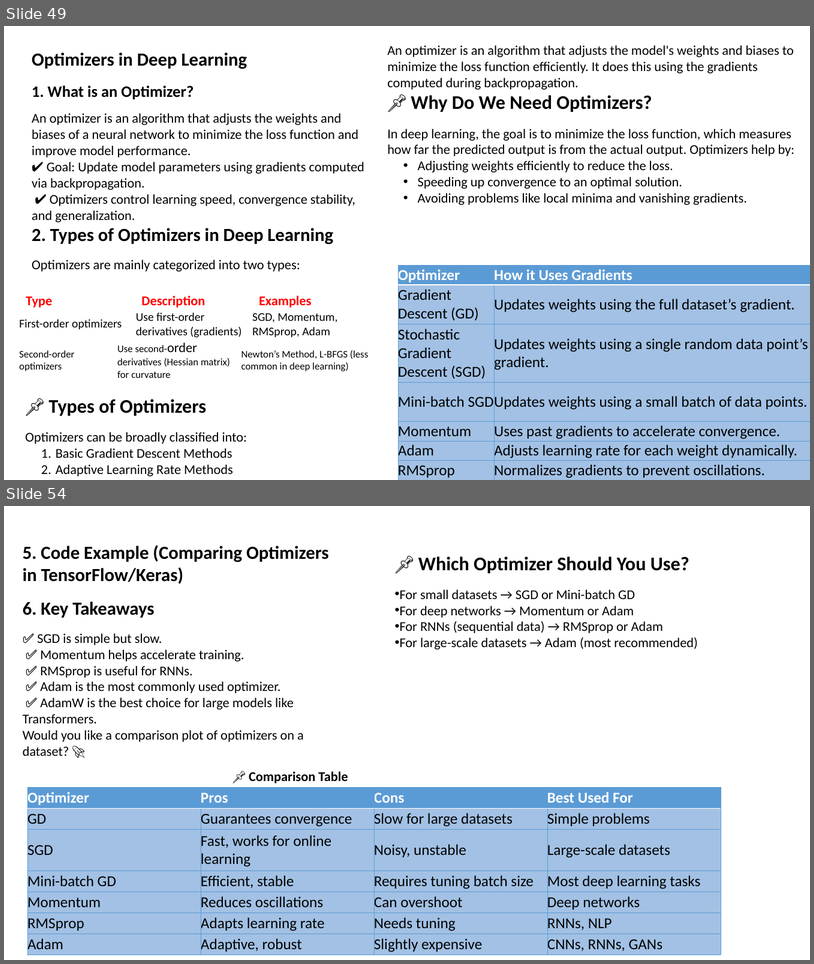
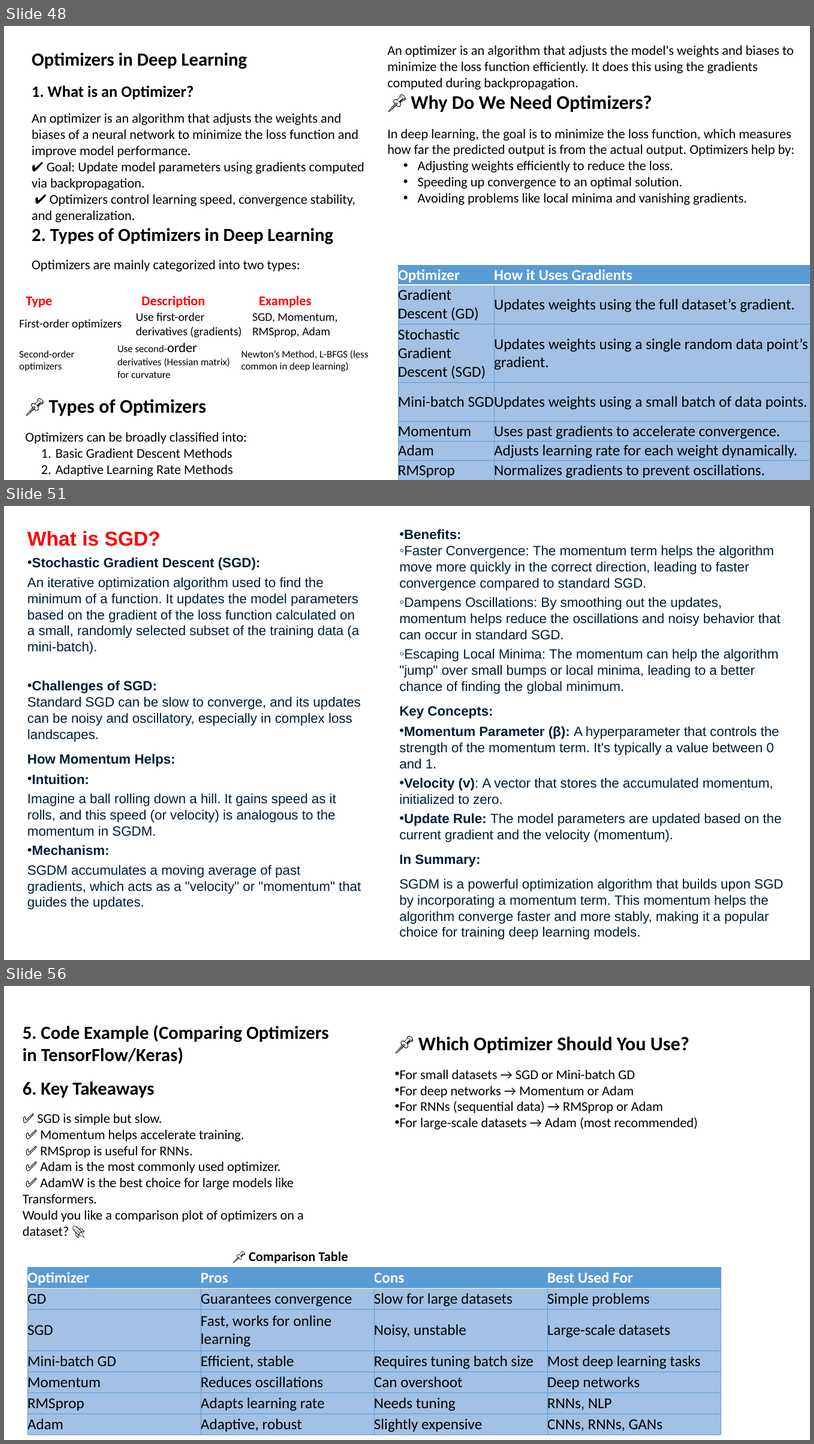
Before and after one commit to shahil04/ds_materials, a slide deck: 9.Deep_learning/class_3_module_9_deep learning_Loss_Functions Gradient Descent.pptx. Shown one above the other, each under a label of ours: slides 49 and 54 before the commit, slides 48, 51 and 56 after it; the slides between them are not shown. The pictures are 814x964 and 814x1444 pixels, drawn with LibreOffice and Linux fonts; fonts in the diff are those of the drawing. Boxes give left, top, right and bottom in pixels: in the first picture for what was removed or moved away, otherwise in the second. Text is boxed around its words. In the diff, an @@ line names an element or a change of style, - is before the commit and + after.

```diff
--- a/9.Deep_learning/class_3_module_9_deep learning_Loss_Functions Gradient Descent.pptx
+++ b/9.Deep_learning/class_3_module_9_deep learning_Loss_Functions Gradient Descent.pptx
@@ slide 51 added at bbox=[4, 506, 810, 960], background #FFFFFF @@
@@ text added at bbox=[27, 531, 361, 909], 16 pt, text #001D35 @@
+What is SGD?
+• Stochastic Gradient Descent (SGD):
+An iterative optimization algorithm used to find the minimum of a function. It updates the model parameters based on the gradient of the loss function calculated on a small, randomly selected subset of the training data (a mini-batch).
+• Challenges of SGD:
+Standard SGD can be slow to converge, and its updates can be noisy and oscillatory, especially in complex loss landscapes.
+How Momentum Helps:
+• Intuition:
+Imagine a ball rolling down a hill. It gains speed as it rolls, and this speed (or velocity) is analogous to the momentum in SGDM.
+• Mechanism:
+SGDM accumulates a moving average of past gradients, which acts as a "velocity" or "momentum" that guides the updates.
@@ text added at bbox=[399, 529, 783, 939], 16 pt, text #001D35 @@
+• Benefits:
+  ◦ Faster Convergence: The momentum term helps the algorithm move more quickly in the correct direction, leading to faster convergence compared to standard SGD.
+  ◦ Dampens Oscillations: By smoothing out the updates, momentum helps reduce the oscillations and noisy behavior that can occur in standard SGD.
+  ◦ Escaping Local Minima: The momentum can help the algorithm "jump" over small bumps or local minima, leading to a better chance of finding the global minimum.
+Key Concepts:
+• Momentum Parameter (β): A hyperparameter that controls the strength of the momentum term. It's typically a value between 0 and 1.
+• Velocity (v): A vector that stores the accumulated momentum, initialized to zero.
+• Update Rule: The model parameters are updated based on the current gradient and the velocity (momentum).
+In Summary:
+SGDM is a powerful optimization algorithm that builds upon SGD by incorporating a momentum term. This momentum helps the algorithm converge faster and more stably, making it a popular choice for training deep learning models.
@@ what was slide 49 is now slide 48 @@
@@ what was slide 54 is now slide 56 @@
```
Also in this commit, not shown: 12 slides changed, 5 other slides added, 4 slides removed, 26 other files.
